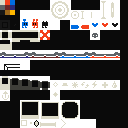
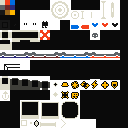
Revision of a layered 128×128 image; what changed, layer by layer:
painted on "element" over [22, 19, 118, 99]
painted on "background" over [60, 79, 100, 100]
